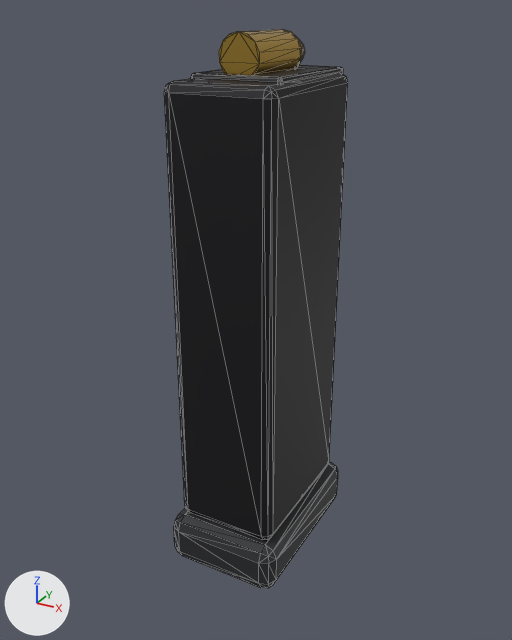
Renders of the glTF model docs/manos/modelos/pistola_cargador.glb from each side of a commit.
Before and after are seen from a 50 mm camera at (0.071, -0.1316, 0.0124) aimed at (-0.0016, 0.0005, -0.0536). Every picture has the same lights, and +X, +Y and +Z are marked at lower left. The first picture is the older version. Mesh edges are drawn as thin lines. Vertices at exactly the same position are counted once.

The first picture shows 'pistola_cargador'.
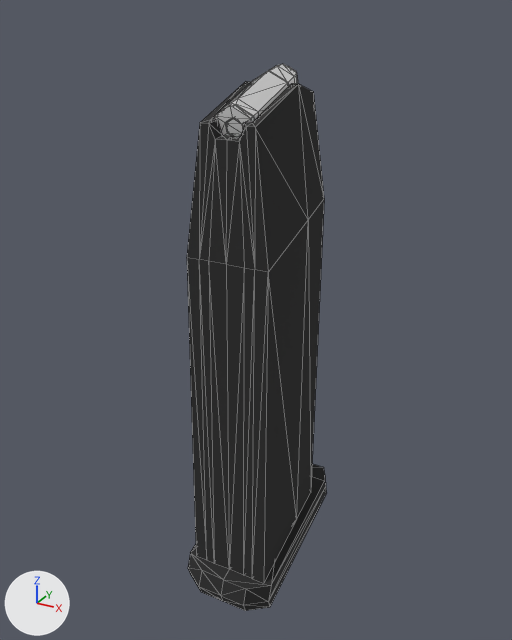
Changed parts and their boxes (x1, y1, x2, y2) in the pictures (512 x 640 px):
'pistola_cargador', reshaped (24% narrower)
    before: (164, 29, 348, 588)
    after: (187, 64, 327, 611)
part 1 of me_pistola_cargador_001, rebuilt (25% narrower, 7% taller)
    before: (164, 73, 348, 540)
    after: (187, 81, 324, 583)
part 2 of me_pistola_cargador_001, rebuilt (15% narrower, 17% taller)
    before: (174, 462, 338, 588)
    after: (188, 464, 327, 611)
part 3 of me_pistola_cargador_001, added
    after: (214, 64, 298, 137)
part 4 of me_pistola_cargador_001, deleted
    before: (191, 29, 343, 83)

The change, as a diff of the scene's bpy script:
```diff
--- a/docs/manos/modelos/pistola_cargador.glb.py
+++ b/docs/manos/modelos/pistola_cargador.glb.py
@@ mat_material_211 @@
+mat_material_211 = principled_material('Material.211')
+mat_material_211.base_color = (1.0, 1.0, 1.0)  # white #ffffff
+mat_material_211.roughness = 0.0
@@ mat_material_212 @@
+mat_material_212 = principled_material('Material.212')
+mat_material_212.base_color = (1.0, 1.0, 1.0)  # white #ffffff
+mat_material_212.roughness = 0.0
@@ mat_material_210 @@
+mat_material_210 = principled_material('Material.210')
+mat_material_210.base_color = (1.0, 1.0, 1.0)  # white #ffffff
+mat_material_210.roughness = 0.0
@@ mat_material_203 @@
+mat_material_203 = principled_material('Material.203')
+mat_material_203.base_color = (0.0218, 0.0218, 0.0218)  # black #292929
+mat_material_203.roughness = 1.0
@@ me_pistola_cargador_001 @@
 # used by ob_pistola_cargador; location = (0.0, 0.0, 0.0)
-me_pistola_cargador_001.from_pydata(...)  # 223 vertices, 428 faces; spans x -0.014..0.014, y -0.021..0.021, z -0.112..0.0085
-me_pistola_cargador_001.materials.append(mat_cargador_pistola)  # black #1c1c20
-me_pistola_cargador_001.materials.append(mat_polimero)  # black #26272a
-me_pistola_cargador_001.materials.append(mat_laton)  # yellow #c9a34a
-me_pistola_cargador_001.materials.append(mat_plomo)  # brown #8c7a5a
+me_pistola_cargador_001.from_pydata(...)  # 192 vertices, 360 faces; spans x -0.0115..0.0116, y -0.0203..0.0198, z -0.1212..0.0018
+# me_pistola_cargador_001 part 1: the loose piece of 56 vertices spanning x -0.012..0.012, y -0.018..0.018, z -0.1..0.0 is rebuilt with 70 vertices and now spans x -0.0096..0.0097, y -0.0162..0.0149, z -0.1137..-0.0015, in mat_material_203 (black #292929)
+# me_pistola_cargador_001 part 2: the loose piece of 56 vertices spanning x -0.014..0.014, y -0.021..0.021, z -0.112..-0.1 is rebuilt with 32 vertices and now spans x -0.0115..0.0116, y -0.0203..0.0198, z -0.1212..-0.1019, in mat_material_203 (black #292929)
+# me_pistola_cargador_001 part 3: a new loose piece of 90 vertices spanning x -0.004..0.0042, y -0.0125..0.0135, z -0.0133..0.0018
+# me_pistola_cargador_001 part 4
+# 111 vertices are removed from x -0.01..0.01, y -0.011..0.019, z -0.003..0.0085
+# 212 faces are deleted
+me_pistola_cargador_001.materials.append(mat_material_203)  # black #292929
+me_pistola_cargador_001.materials.append(mat_material_212)  # white #ffffff
+me_pistola_cargador_001.materials.append(mat_material_210)  # white #ffffff
+me_pistola_cargador_001.materials.append(mat_material_211)  # white #ffffff
```
